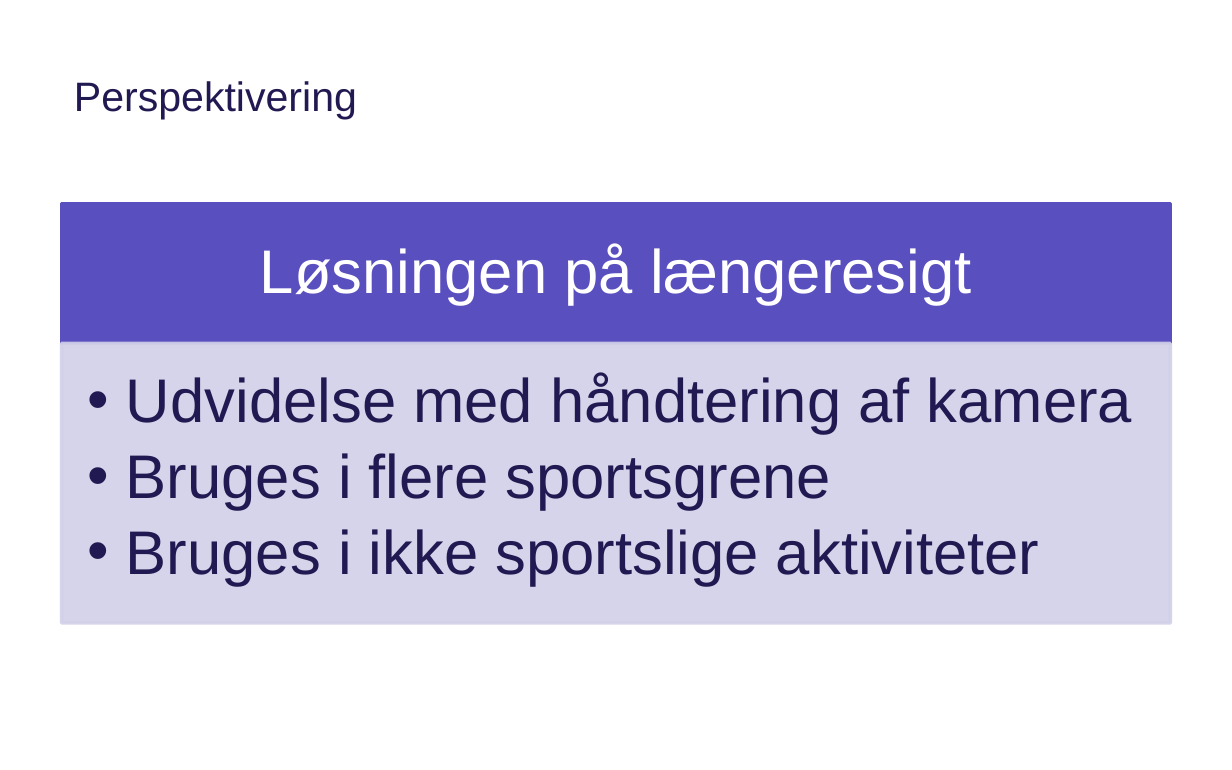
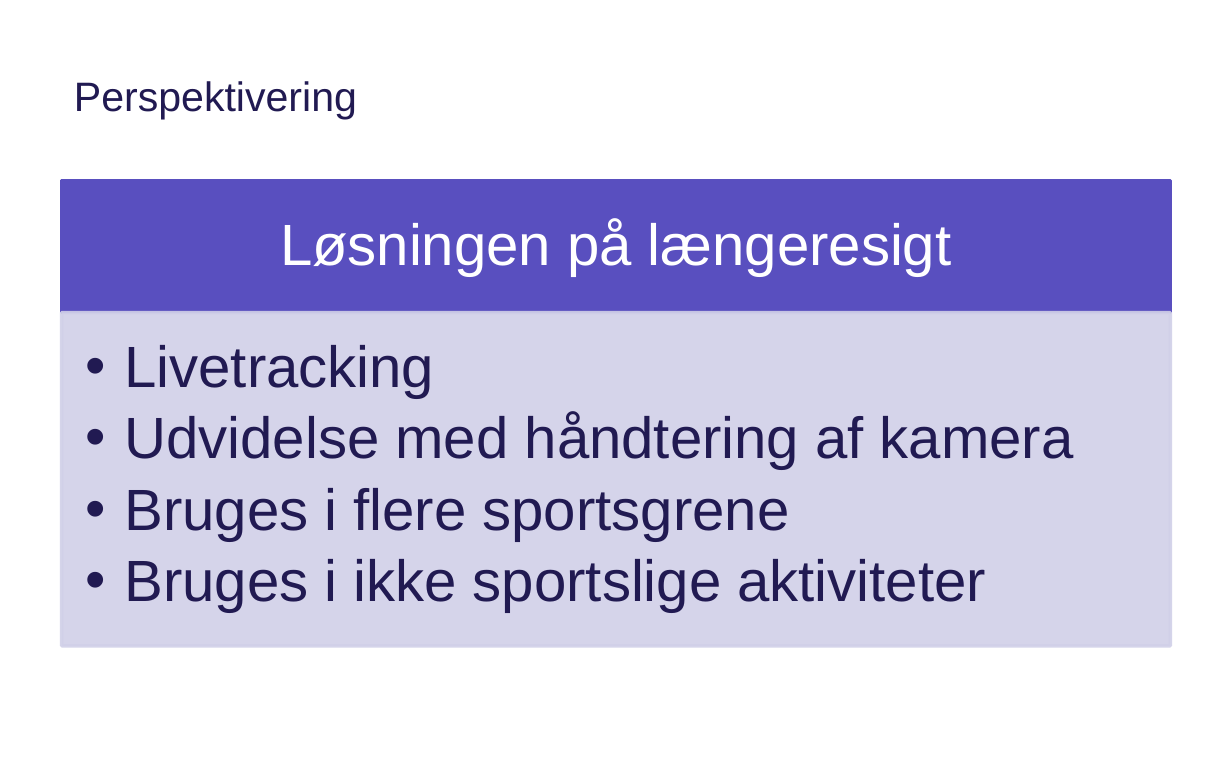
Before and after one commit to Haurum/P2, a slide deck: slide 21 of PP OT.pptx. Drawn at 1232x770 pixels with LibreOffice and Linux fonts; fonts in the diff are those of the drawing; background and template pictures are left out. Boxes give left, top, right and bottom in pixels: in the first picture for what was removed or moved away, otherwise in the second. Text is boxed around its words. In the diff, an @@ line names an element or a change of style, - is before the commit and + after.

Commit message:
PP

```diff
--- a/PP OT.pptx
+++ b/PP OT.pptx
@@ text "Løsningen på længeresigt": place and size @@
-text "Løsningen på længeresigt" at <box>260,244,972,305</box>
+text "Løsningen på længeresigt" at <box>280,219,951,276</box>
@@ text "Løsningen på længeresigt" at <box>280,219,951,276</box>: size 36 to 34 pt @@
@@ rectangle: place and size @@
-rectangle at <box>62,203,1170,342</box>
+rectangle at <box>62,181,1170,313</box>
@@ text "Livetracking": place and size @@
-text "Livetracking" at <box>126,373,1132,585</box>
+text "Livetracking" at <box>125,345,1074,612</box>
@@ rectangle: place and size @@
-rectangle at <box>62,344,1170,623</box>
+rectangle at <box>62,313,1170,646</box>
@@ text at <box>125,345,435,398</box>: paragraph added @@
+  •• Livetracking
@@ text at <box>125,412,1074,612</box>: size 36 to 34 pt in "Udvidelse med håndtering af kamera", "Bruges i flere sportsgrene", "Bruges i ikke sportslige aktiviteter" @@
```
Also in this commit, not shown: 2 other slides changed.
